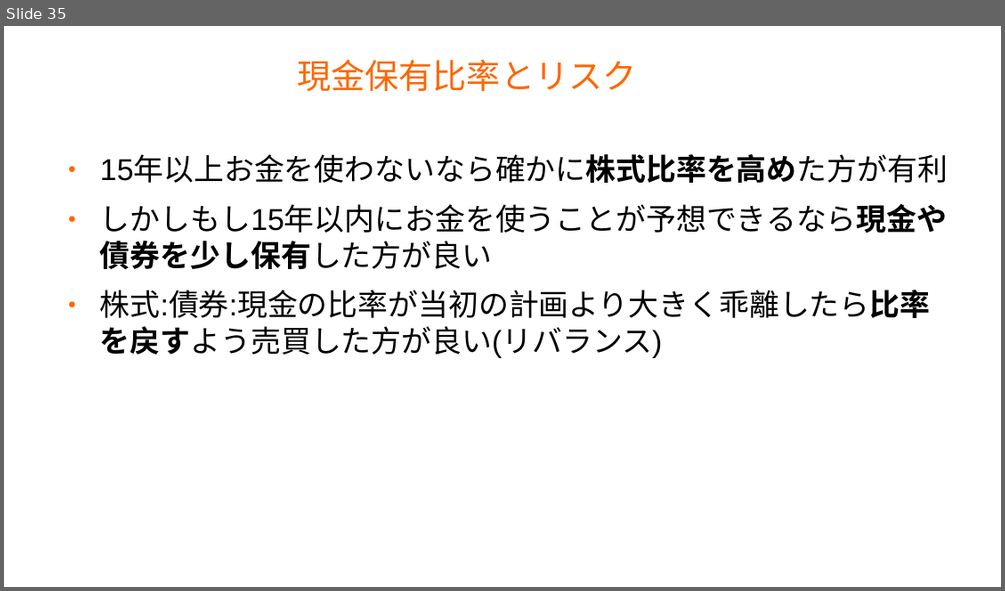
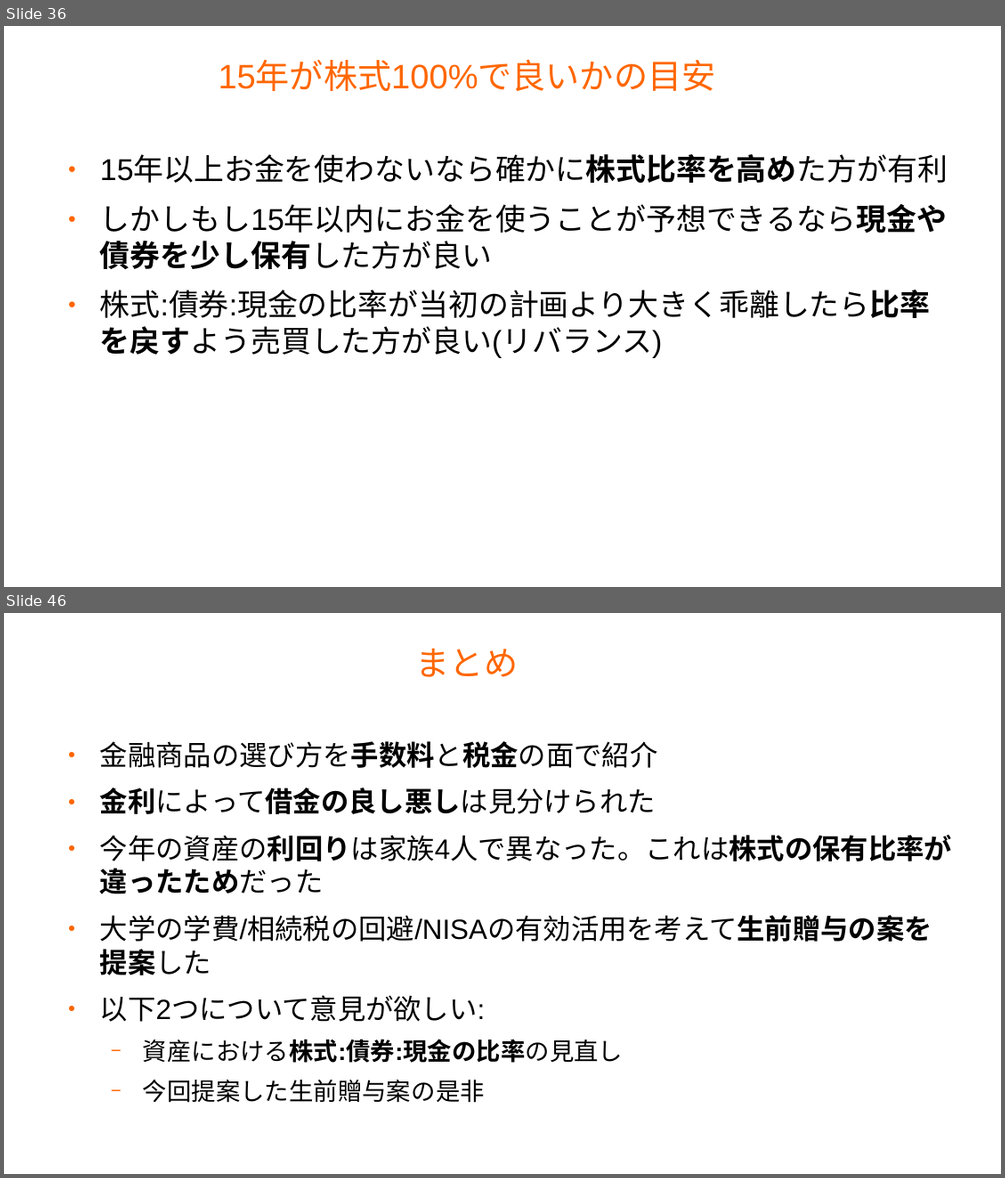
Before and after one commit to master-q/masterq-docs, a slide deck: presentations/20231126-invest_report/20231126-invest_report.odp. Shown one above the other, each under a label of ours: slide 35 before the commit, slides 36 and 46 after it; the slides between them are not shown. The pictures are 1005x591 and 1005x1178 pixels, drawn with LibreOffice and Linux fonts; fonts in the diff are those of the drawing; background and template pictures are left out. Boxes give left, top, right and bottom in pixels: in the first picture for what was removed or moved away, otherwise in the second. Text is boxed around its words. In the diff, an @@ line names an element or a change of style, - is before the commit and + after.

```diff
--- a/presentations/20231126-invest_report/20231126-invest_report.odp
+++ b/presentations/20231126-invest_report/20231126-invest_report.odp
@@ slide 46 added at (4,613,1001,1174), background #FFFFFF @@
@@ title added at (416,648,518,677), 27 pt, text #FF6600 @@
+まとめ
@@ text added at (100,741,952,1103), 22.2 pt, text #000000 @@
+● 金融商品の選び方を手数料と税金の面で紹介
+● 金利によって借金の良し悪しは見分けられた
+● 今年の資産の利回りは家族4人で異なった。これは株式の保有比率が違ったためだった
+● 大学の学費/相続税の回避/NISAの有効活用を考えて生前贈与の案を提案した
+● 以下2つについて意見が欲しい:
+  − 資産における株式:債券:現金の比率の見直し
+  − 今回提案した生前贈与案の是非
@@ what was slide 35 is now slide 36 @@
@@ slide 36 changed as well @@
@@ title at (218,62,716,91): text changed @@
-現金保有比率とリスク
+15年が株式100%で良いかの目安
```
Also in this commit, not shown: 16 other slides changed, 12 other slides added, 3 slides removed.
